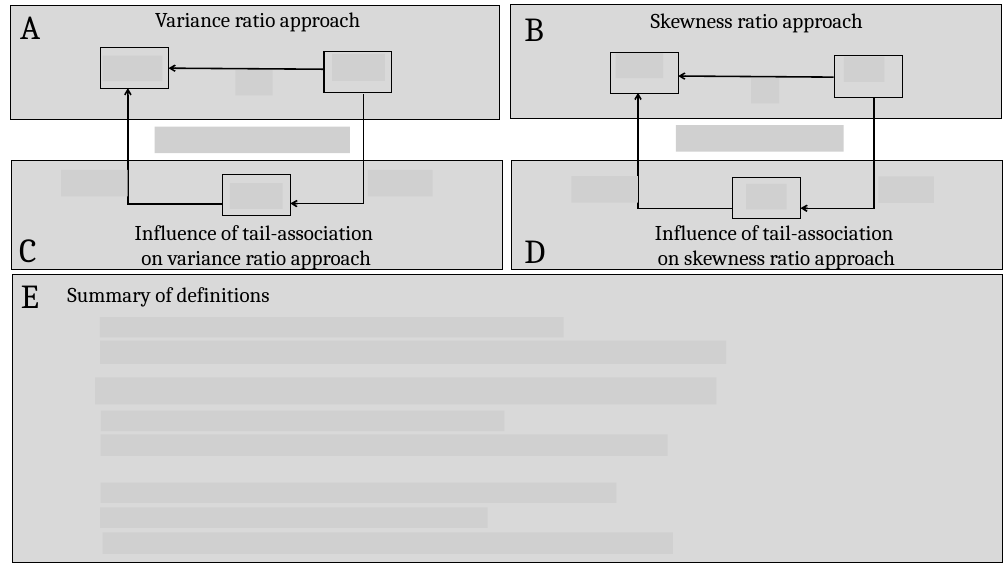
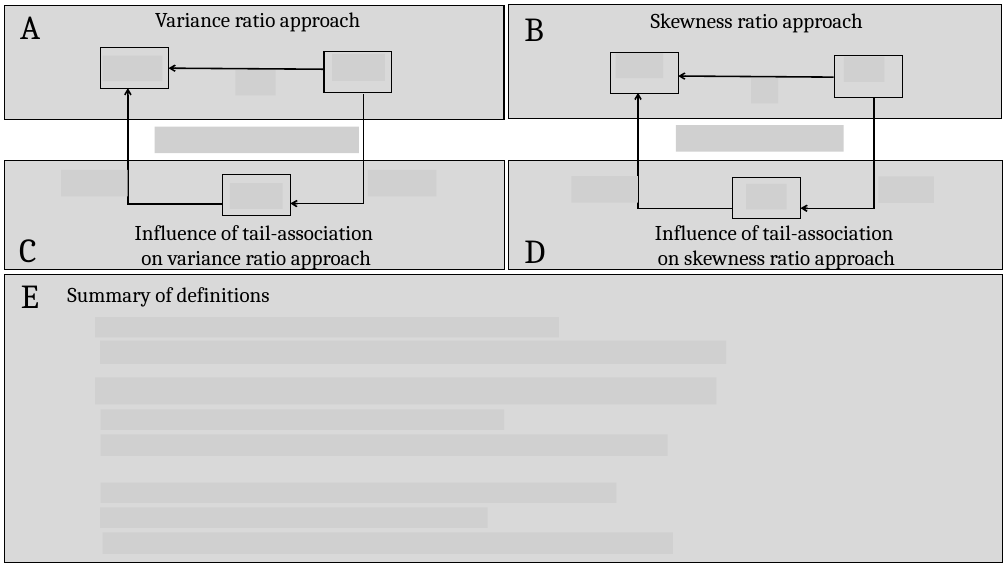
Before and after one commit to sghosh89/Copula_spaceavg, a slide deck: slide 1 of Results/pedagog_figs/method_fig.pptx. Drawn at 1008x567 pixels with LibreOffice and Linux fonts; fonts in the diff are those of the drawing; grey boxes stand for pictures. Boxes give left, top, right and bottom in pixels: in the first picture for what was removed or moved away, otherwise in the second. Text is boxed around its words. In the diff, an @@ line names an element or a change of style, - is before the commit and + after.

```diff
--- a/Results/pedagog_figs/method_fig.pptx
+++ b/Results/pedagog_figs/method_fig.pptx
@@ rectangle: place and size @@
-rectangle at [11,5,500,119]
+rectangle at [5,5,504,119]
@@ picture: place and size @@
-picture at [155,127,350,154]
+picture at [155,127,359,154]
@@ rectangle: place and size @@
-rectangle at [11,160,503,270]
+rectangle at [5,160,504,270]
@@ rectangle: place and size @@
-rectangle at [13,274,1003,563]
+rectangle at [5,274,1003,563]
```
Also in this commit, not shown: 6 other files.
